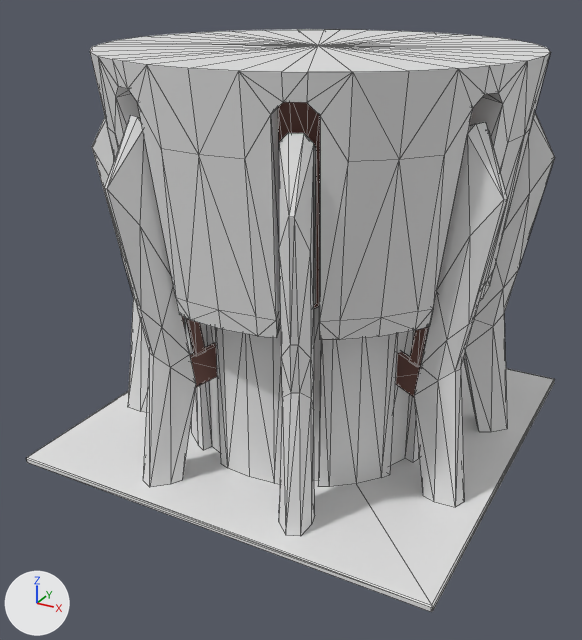
What one commit did to the FBX model static/objects/4x4A.fbx.
Both versions are drawn from a 50 mm lens placed at (3.27, -6.43, 4.27), pointed at (-0.07, -0.34, 1.23). The lights are fixed; the arrows at lower left show +X, +Y and +Z. Mesh edges are drawn as thin lines.

Before the edit, the objects in view are built like this:
```python
me_cube_025 = bpy.data.meshes.new('Cube.025')
me_cube_025.from_pydata(...)  # 789 vertices, 1462 faces; spans x -2.0..2.0, y -2.0..2.0, z 0.0..3.65
# faces by material slot: [1206, 256]
me_cube_025.materials.append(mat_mat1)  # white #e7e7e7
me_cube_025.materials.append(mat_mat2)  # brown #724b42
ob_4x4a = bpy.data.objects.new('4x4A', me_cube_025)
ob_4x4a.location = (0.0, 0.0, 0.0)
```
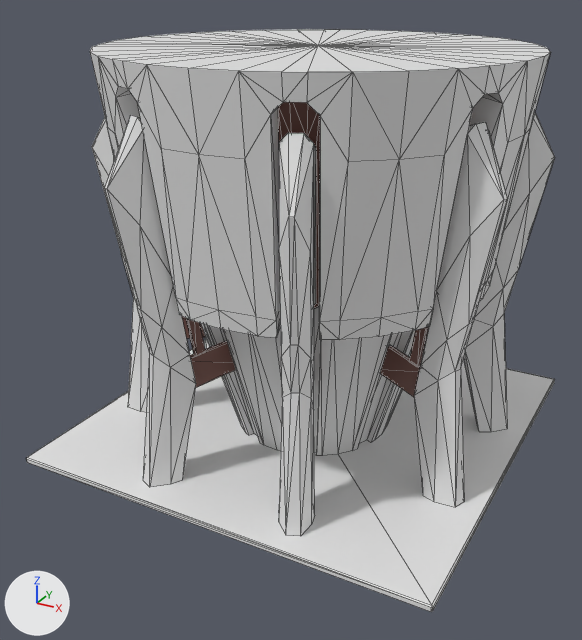
Changed parts and their boxes (x1, y1, x2, y2) in the pictures (582 x 640 px; the box of a moved part takes in the faces that stretch with it):
part 1 of me_cube_025, moved or reshaped: before (184, 306, 420, 487); after (200, 306, 415, 456)
part 2 of me_cube_025, moved or reshaped: before (396, 352, 421, 397); after (380, 346, 421, 397)
part 3 of me_cube_025, moved or reshaped: before (182, 316, 217, 387); after (182, 316, 236, 387)
part 4 of me_cube_025, shading changed: (26, 29, 555, 612) in both

The change in detail:
me_cube_025 has 789 vertices, 1462 faces and spans x -2.0..2.0, y -2.0..2.0, z 0.0..3.65.
me_cube_025 is used by ob_4x4a; location (0.0, 0.0, 0.0).
me_cube_025 part 1: all 56 vertices in x -1.26..1.26, y -1.26..1.26, z 0.05 are scaled about their middle by (0.604, 0.604, 0.575).
Part 2, on me_cube_025:
Vertex 202 of me_cube_025 moves from (0.96, -0.42, 0.9) to (0.78, -0.32, 0.9).
Vertex 203 of me_cube_025 moves from (0.98, -0.38, 0.9) to (0.79, -0.28, 0.9).
Vertex 204 of me_cube_025 moves from (1.0, -0.44, 1.2) to (0.81, -0.33, 1.2).
Vertex 205 of me_cube_025 moves from (1.02, -0.39, 1.2) to (0.83, -0.29, 1.2).
Vertex 206 of me_cube_025 moves from (0.38, -0.98, 0.9) to (0.32, -0.75, 0.9).
Vertex 207 of me_cube_025 moves from (0.42, -0.96, 0.9) to (0.36, -0.74, 0.9).
Vertex 208 of me_cube_025 moves from (0.39, -1.02, 1.2) to (0.33, -0.79, 1.2).
Vertex 209 of me_cube_025 moves from (0.44, -1.0, 1.2) to (0.37, -0.77, 1.2).
Part 3, on me_cube_025:
Vertex 395 of me_cube_025 moves from (-0.96, -0.42, 0.9) to (-0.74, -0.32, 0.9).
Vertex 396 of me_cube_025 moves from (-0.98, -0.38, 0.9) to (-0.75, -0.28, 0.9).
Vertex 397 of me_cube_025 moves from (-1.0, -0.44, 1.2) to (-0.77, -0.33, 1.2).
Vertex 398 of me_cube_025 moves from (-1.02, -0.39, 1.2) to (-0.79, -0.29, 1.2).
Vertex 399 of me_cube_025 moves from (-0.38, -0.98, 0.9) to (-0.28, -0.75, 0.9).
Vertex 400 of me_cube_025 moves from (-0.42, -0.96, 0.9) to (-0.32, -0.74, 0.9).
Vertex 401 of me_cube_025 moves from (-0.39, -1.02, 1.2) to (-0.29, -0.79, 1.2).
Vertex 402 of me_cube_025 moves from (-0.44, -1.0, 1.2) to (-0.33, -0.77, 1.2).
me_cube_025 part 4: edges marked sharp go from 1420 to 0.
